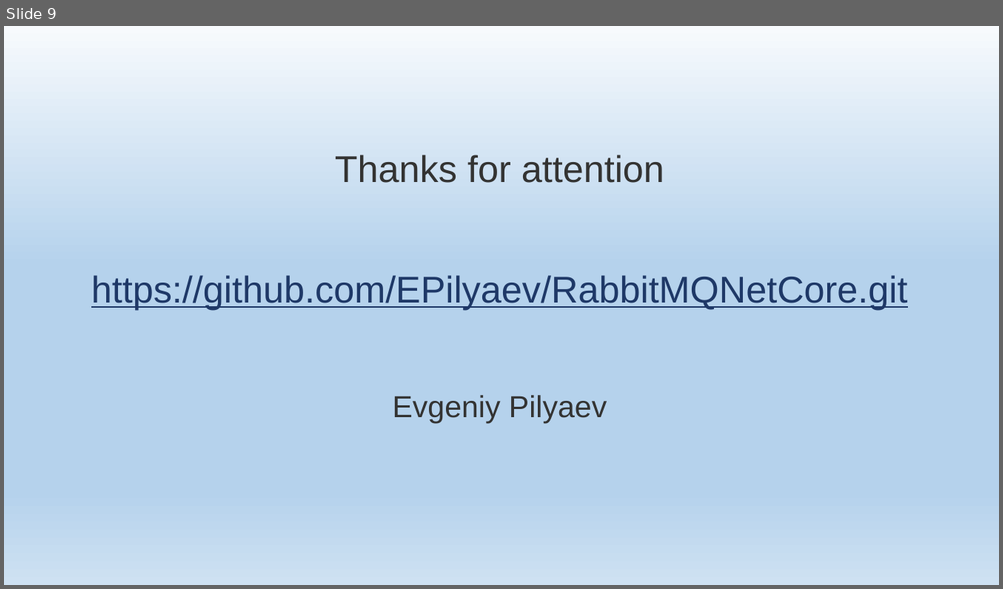
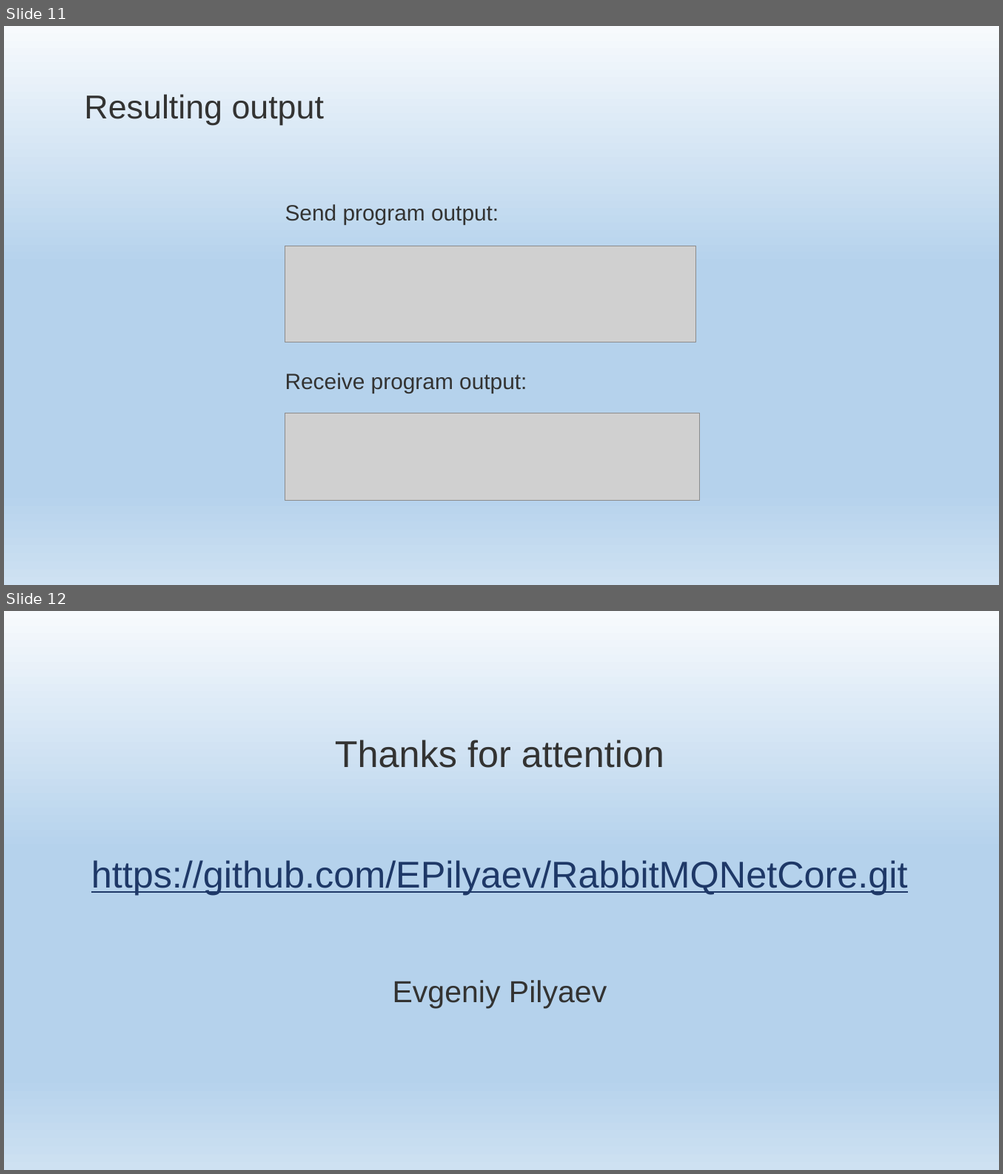
Before and after one commit to EPilyaev/RabbitMQNetCore, a slide deck: RabbitMQNetCore.pptm. Shown one above the other, each under a label of ours: slide 9 before the commit, slides 11 and 12 after it. The pictures are 1003x589 and 1003x1174 pixels, drawn with LibreOffice and Linux fonts; fonts in the diff are those of the drawing; grey boxes stand for pictures; background and template pictures are left out. Boxes give left, top, right and bottom in pixels: in the first picture for what was removed or moved away, otherwise in the second. Text is boxed around its words. In the diff, an @@ line names an element or a change of style, - is before the commit and + after.

Commit message:
Add Receive, resulting output

```diff
--- a/RabbitMQNetCore.pptm
+++ b/RabbitMQNetCore.pptm
@@ slide 11 added at [4, 26, 999, 585], background gradient #F7FAFD to #B5D2EC to #CEE1F2 @@
@@ title added at [84, 94, 324, 125], 48 pt, text #333332 @@
+Resulting output
@@ text added at [285, 204, 526, 394], 32 pt, text #333332 @@
+Send program output:
+Receive program output:
@@ picture added at [285, 247, 696, 342] @@
@@ picture added at [285, 413, 699, 500] @@
@@ what was slide 9 is now slide 12 @@
```
Also in this commit, not shown: 1 slide changed, 2 other slides added, 1 other file.
